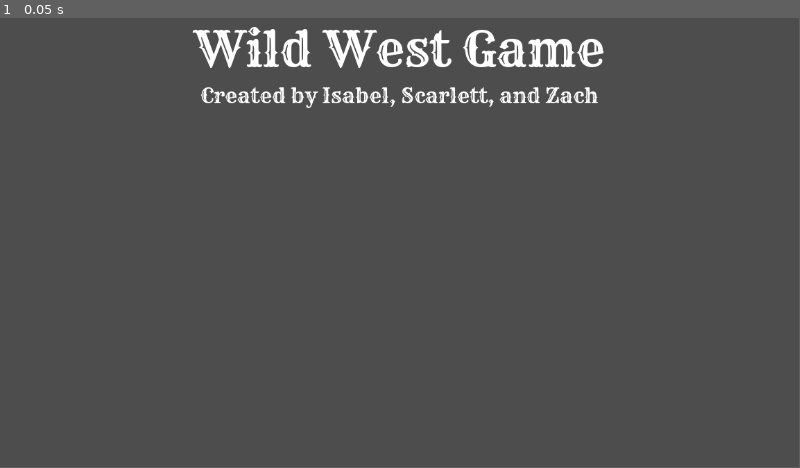
Above: before the commit, frame 1.
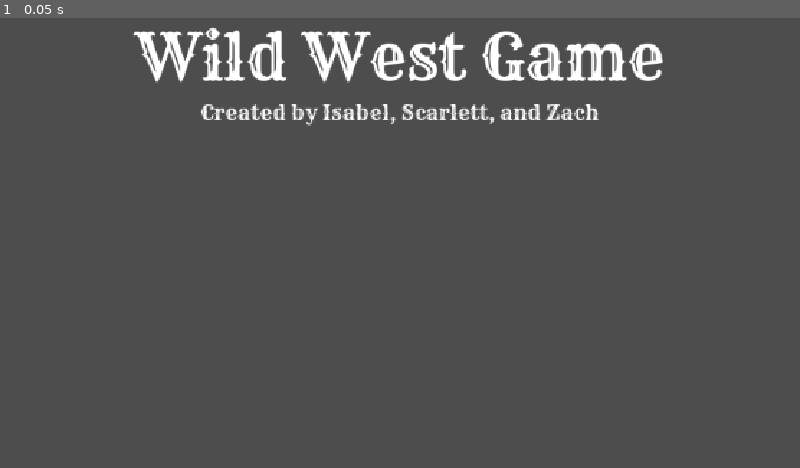
Above: after the commit, the same moment.

Repository: iltusing/hoohacks26
Game: Godot game, scene res://scenes/title.tscn
The game is run twice, just before and just after one commit, with the same random seed, the same clock (stepped at 60 frames per second) and the same inputs.
Inputs:
- Up to frame 1 (0.05 s): no input
The window is 799x449 before the commit and 800x450 after it. Grey fills any space a smaller window leaves; there, only what the larger window draws over its background counts as a difference.

The runs differ from the first frame. In frame 1, 5.8% of the frame differs, in the area x 16-83%, y 2-24%.

Commit message:
Add proper window resizing

Diff:
--- a/wild-west-game/project.godot
+++ b/wild-west-game/project.godot
@@ -17,6 +17,10 @@
 boot_splash/show_image=false
 config/icon="res://icon.svg"
 
+[display]
+
+window/stretch/mode="canvas_items"
+
 [physics]
 
 3d/physics_engine="Jolt Physics"
--- a/wild-west-game/scenes/title.tscn
+++ b/wild-west-game/scenes/title.tscn
@@ -19,7 +19,7 @@
 [node name="title" type="Label" parent="VBoxContainer/title_container" unique_id=1715514048]
 layout_mode = 2
 theme_override_fonts/font = ExtResource("1_4ignj")
-theme_override_font_sizes/font_size = 70
+theme_override_font_sizes/font_size = 90
 text = "Wild West Game"
 
 [node name="author_container" type="CenterContainer" parent="VBoxContainer" unique_id=969530833]
